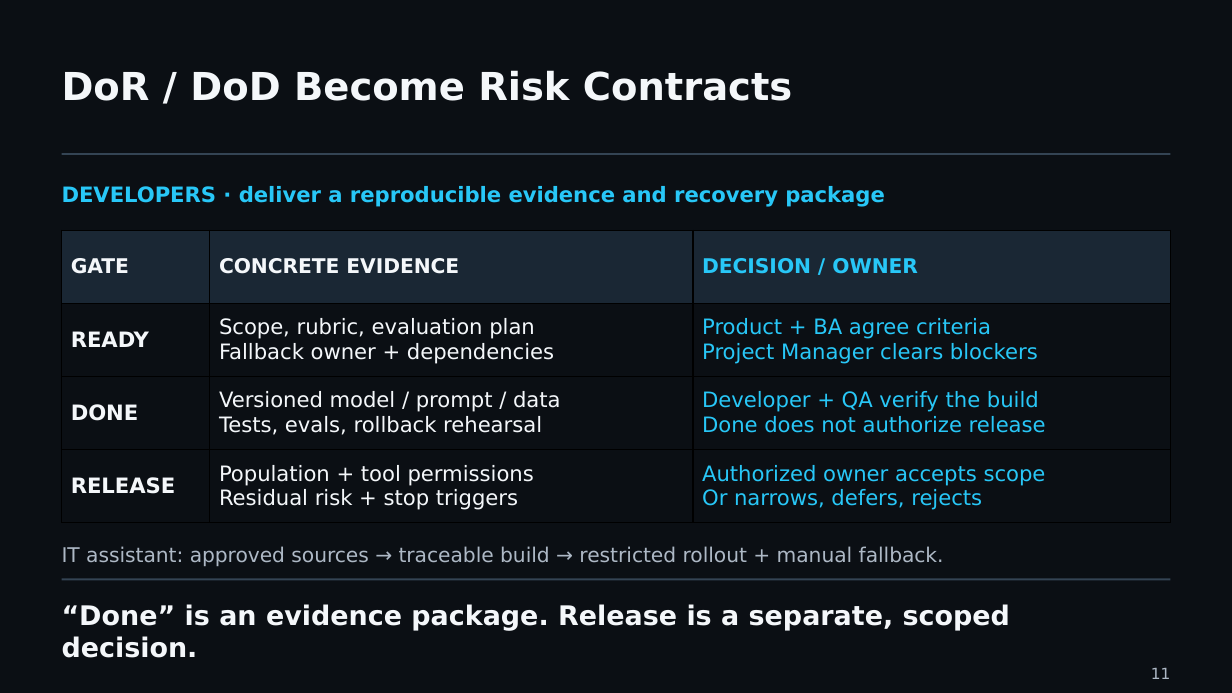
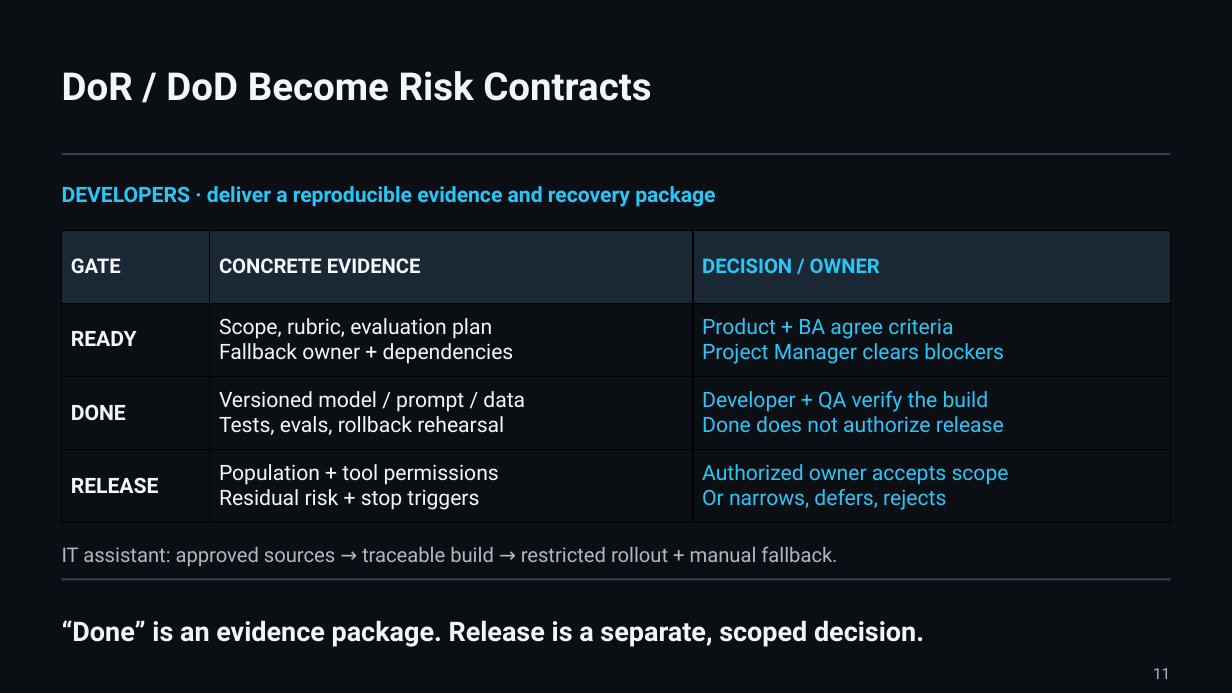
Before and after one commit to UncertaintyArchitectureGroup/uncertainty-architecture, a slide deck: slide 11 of assets/presentations/pmday-2026/ai-changes-both-sides.pptx. Drawn at 1232x693 pixels with LibreOffice and Linux fonts; fonts in the diff are those of the drawing. Boxes give left, top, right and bottom in pixels: in the first picture for what was removed or moved away, otherwise in the second. Text is boxed around its words. In the diff, an @@ line names an element or a change of style, - is before the commit and + after.

Commit message:
Use embedded Roboto in the PMDay deck and preserve frozen content

```diff
--- a/assets/presentations/pmday-2026/ai-changes-both-sides.pptx
+++ b/assets/presentations/pmday-2026/ai-changes-both-sides.pptx
@@ table at bbox=[62, 230, 1171, 523] @@
@@ font DejaVu Sans to Roboto @@
@@ font DejaVu Sans to Roboto in 5 elements at bbox=[62, 71, 651, 101], bbox=[1153, 668, 1170, 679], bbox=[62, 186, 715, 207], bbox=[62, 546, 837, 566], bbox=[62, 620, 924, 647] @@
```
Also in this commit, not shown: 13 other slides changed, 13 other files.
